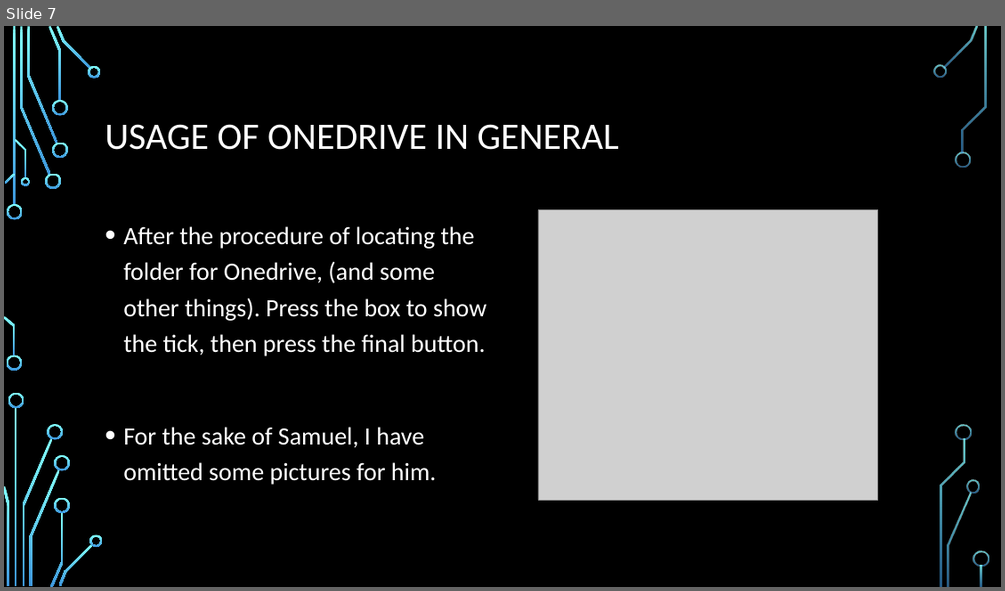
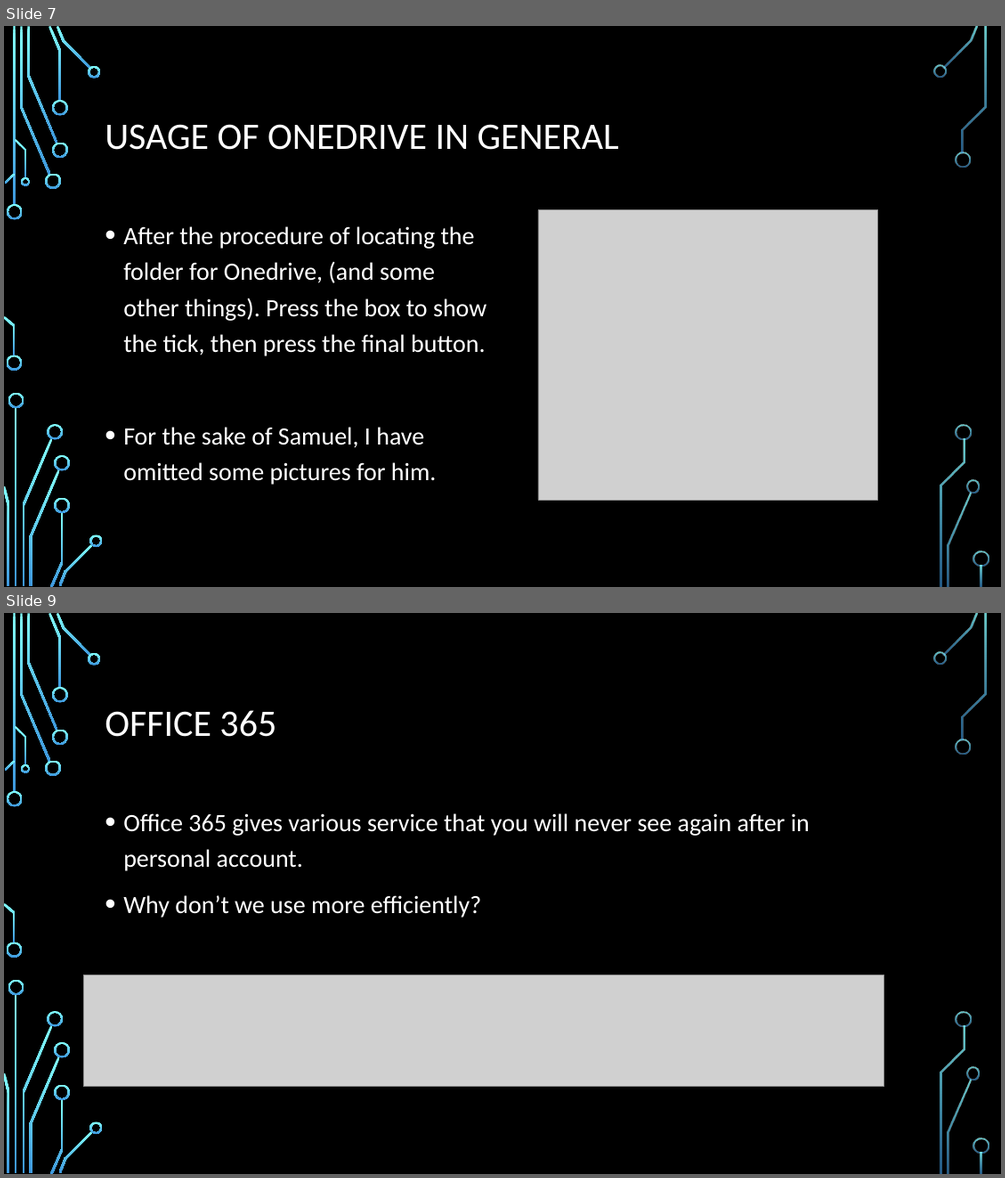
Before and after one commit to HIS-Computer-Club/MSOffice, a slide deck: MSOffice.pptx. Shown one above the other, each under a label of ours: slide 7 before the commit, slides 7 and 9 after it; the slides between them are not shown. The pictures are 1005x591 and 1005x1178 pixels, drawn with LibreOffice and Linux fonts; fonts in the diff are those of the drawing; grey boxes stand for pictures; background and template pictures are left out. Boxes give left, top, right and bottom in pixels: in the first picture for what was removed or moved away, otherwise in the second. Text is boxed around its words. In the diff, an @@ line names an element or a change of style, - is before the commit and + after.

Commit message:
Office 365 and some minor fixes

```diff
--- a/MSOffice.pptx
+++ b/MSOffice.pptx
@@ slide 9 added at <box>4,613,1001,1174</box>, background picture (left out); not listed: 36 template elements that a slide beside it also shows @@
@@ title added at <box>105,710,276,737</box>, 36 pt, text #FFFFFF @@
+OFFICE 365
@@ text added at <box>123,813,809,917</box>, 24 pt, text #FFFFFF @@
+• Office 365 gives various service that you will never see again after in personal account.
+• Why don’t we use more efficiently?
@@ picture added at <box>83,975,884,1086</box> @@
```
Also in this commit, not shown: 1 slide changed, 1 other slide added.
